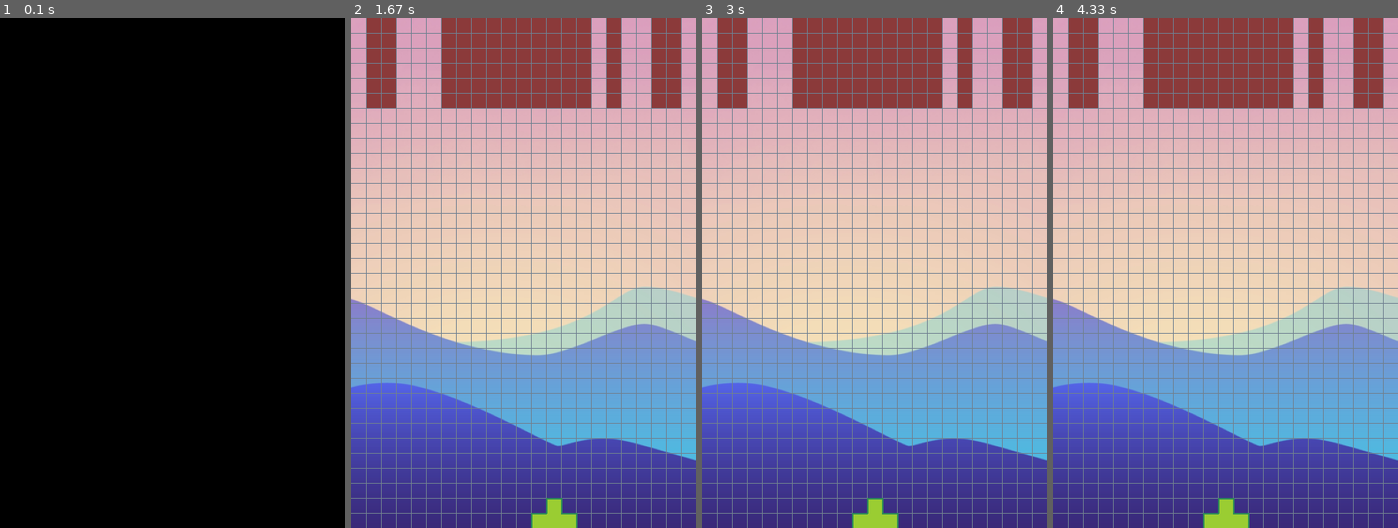
Above: before the commit, frames 1-4 (left to right).
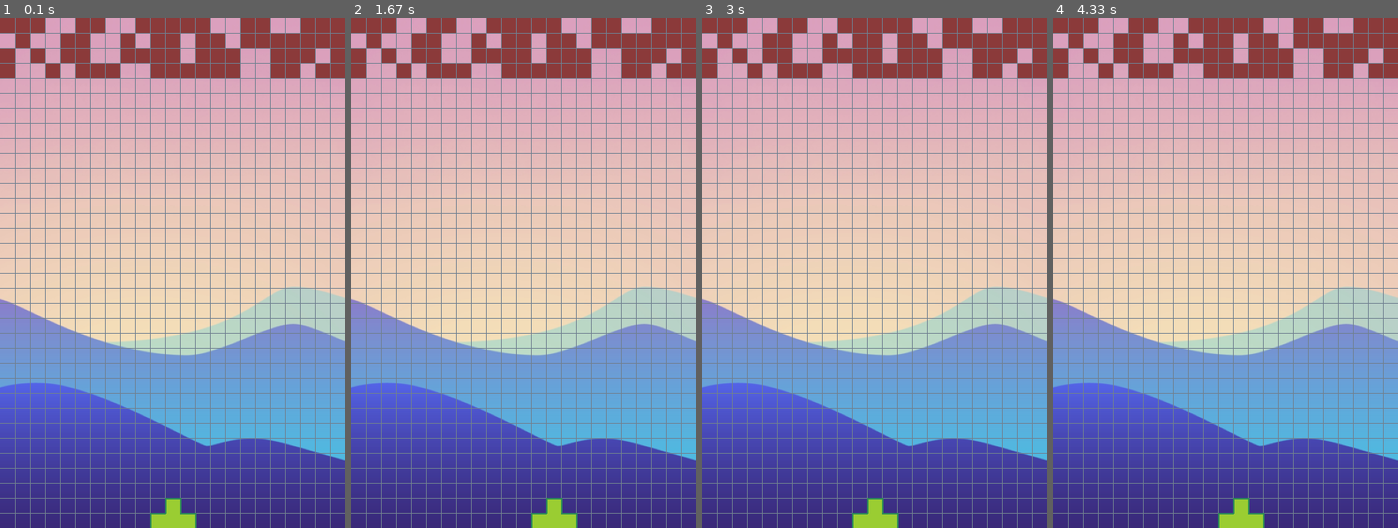
Above: after the commit, the same moments.

Repository: infProgram/inf371_spring2022-Pieces-Ho
Game: pygame game, started from peronalProject/bubbleDefense.py
The game is run twice, just before and just after one commit, with the same random seed, the same clock (stepped at 60 frames per second) and the same inputs.
Inputs:
- Up to frame 1 (0.1 s): no input
- Up to frame 2 (1.67 s): hold D 0.33-0.8 s; hold W 0.83-1.13 s; hold D 1.17-1.63 s
- Up to frame 3 (3 s): hold A 1.67-2.2 s; hold A 2.23-2.63 s
- Up to frame 4 (4.33 s): hold D 3.07-3.7 s; hold A 3.73-4.2 s; hold D from 4.23 s (still down)

The runs differ from the first frame. In frame 1, 100% of the frame differs, in the area x 0-100%, y 0-100%; in frame 2, 8.6%; in frame 3, 8.6%; in frame 4, 9.2%.

Commit message:
draw the initial wall

Diff:
--- a/peronalProject/bubbleDefense.py
+++ b/peronalProject/bubbleDefense.py
@@ -62,16 +62,16 @@
 class wall():
     def __init__(self) -> None:
         self.wallColour = (139,58,58)
-        list = range(0,460,20)
-        self.positions = random.sample(list, 15)
-        # self.pos = random.randrange(0,460,20)
-        print(self.positions)
+        self.posx = [random.sample(range(0,460,20), 15),random.sample(range(0,460,20), 15),random.sample(range(0,460,20), 15),random.sample(range(0,460,20), 15)]
+        self.lines = len(self.posx)
+        print(self.lines)
 
 
     def draw(self):     # 13 grids each line
-        for i in range(0,120,20):
-            for j in self.positions:
-                self.bullet = pygame.draw.rect(screen,self.wallColour,[j,i,20,20],0)
+        for i in range(0,self.lines):
+            print("i: ",i)
+            for j in self.posx[i]:
+                self.walls = pygame.draw.rect(screen,self.wallColour,[j,i*20,20,20],0)
 
     def move(self):
         pass
@@ -85,7 +85,7 @@
 backgroundPic = pygame.image.load("bgPic.png")
 mylancher = launcher()
 mywall = wall()
-
+smallWhile = 0
 
 isRunning = True
 while isRunning:
@@ -101,7 +101,12 @@
         if keyPressed[pygame.K_d]: mylancher.move('D')
   screen.blit(backgroundPic,(0,0))
 
-
+#   if smallWhile == 100:  # make a smaller while
+#       mywall.draw()
+#       pygame.draw.circle(screen, (0,0,0), [250, 200], 40, width=0)
+#       smallWhile = 0
+#   smallWhile = smallWhile+1
+#   print("SmW: " , smallWhile)
 
 
   mywall.draw()
@@ -114,5 +119,5 @@
   #      mylancher.bulletFly()
 
 
-  time.sleep(0.1)
+  time.sleep(0.01)
   pygame.display.flip()  # 刷新整个界面显示
